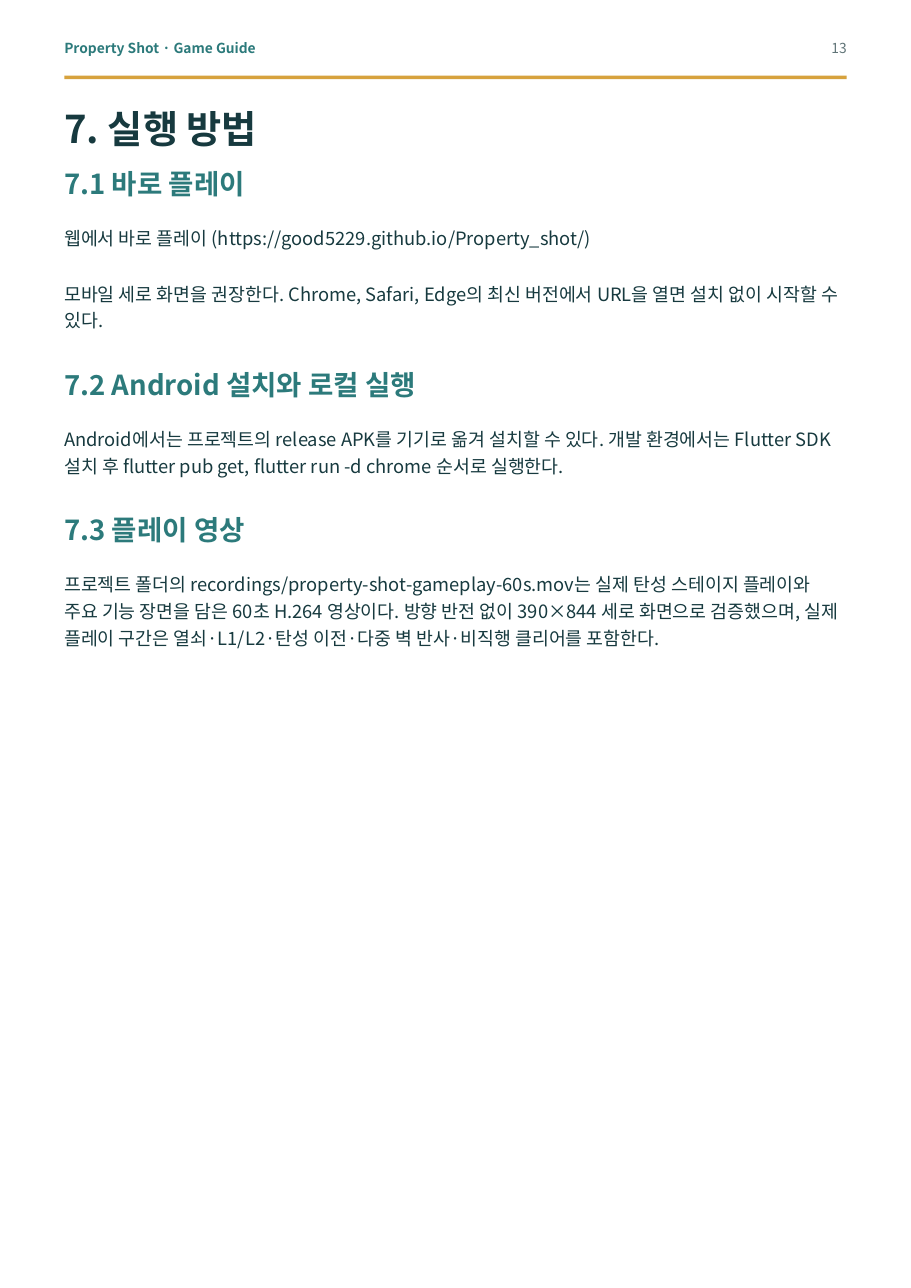
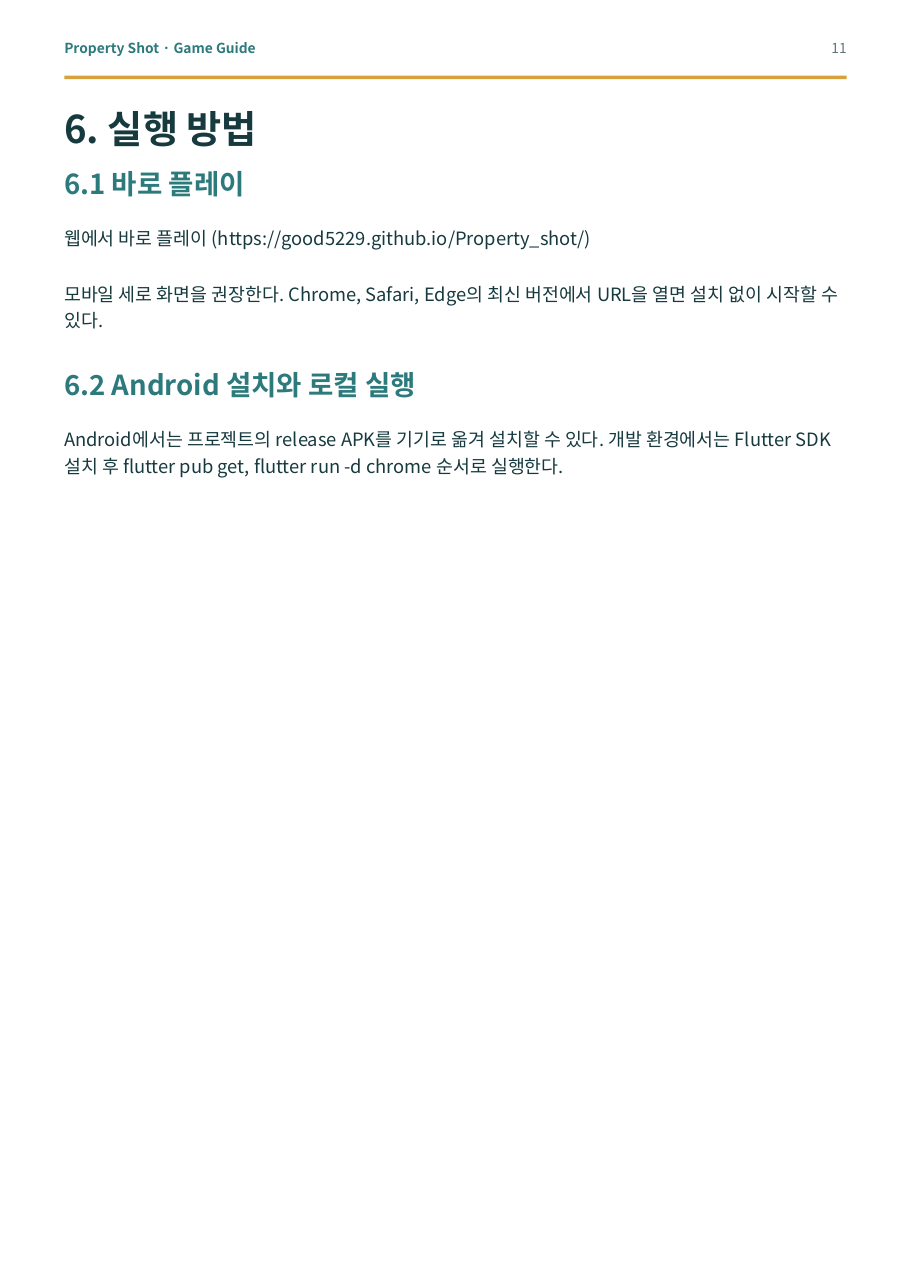
Before and after one commit to good5229/Property_shot, a slide deck: slide 11 of report/dist/property_shot_game_guide.pptx (slide 13 before the commit). Drawn at 911x1288 pixels with LibreOffice and Linux fonts; fonts in the diff are those of the drawing. Boxes give left, top, right and bottom in pixels: in the first picture for what was removed or moved away, otherwise in the second. Text is boxed around its words. In the diff, an @@ line names an element or a change of style, - is before the commit and + after.

```diff
--- a/report/dist/property_shot_game_guide.pptx
+++ b/report/dist/property_shot_game_guide.pptx
@@ text at [831, 43, 846, 53]: text changed @@
-13
+11
@@ text at [64, 111, 257, 147]: text changed @@
-7. 실행 방법
+6. 실행 방법
@@ text at [64, 171, 245, 197]: text changed @@
-7.1 바로 플레이
+6.1 바로 플레이
@@ text at [64, 372, 416, 398]: text changed @@
-7.2 Android 설치와 로컬 실행
+6.2 Android 설치와 로컬 실행
@@ text removed at [64, 517, 245, 543] @@
-7.3 플레이 영상
@@ text removed at [64, 576, 839, 649] @@
-프로젝트 폴더의 recordings/property-shot-gameplay-60s.mov는 실제 탄성 스테이지 플레이와 주요 기능 장면을 담은 60초 H.264 영상이다. 방향 반전 없이 390×844 세로 화면으로 검증했으며, 실제 플레이 구간은 열쇠·L1/L2·탄성 이전·다중 벽 반사·비직행 클리어를 포함한다.
```
Also in this commit, not shown: 11 other slides changed, 3 slides removed, 12 other files.
